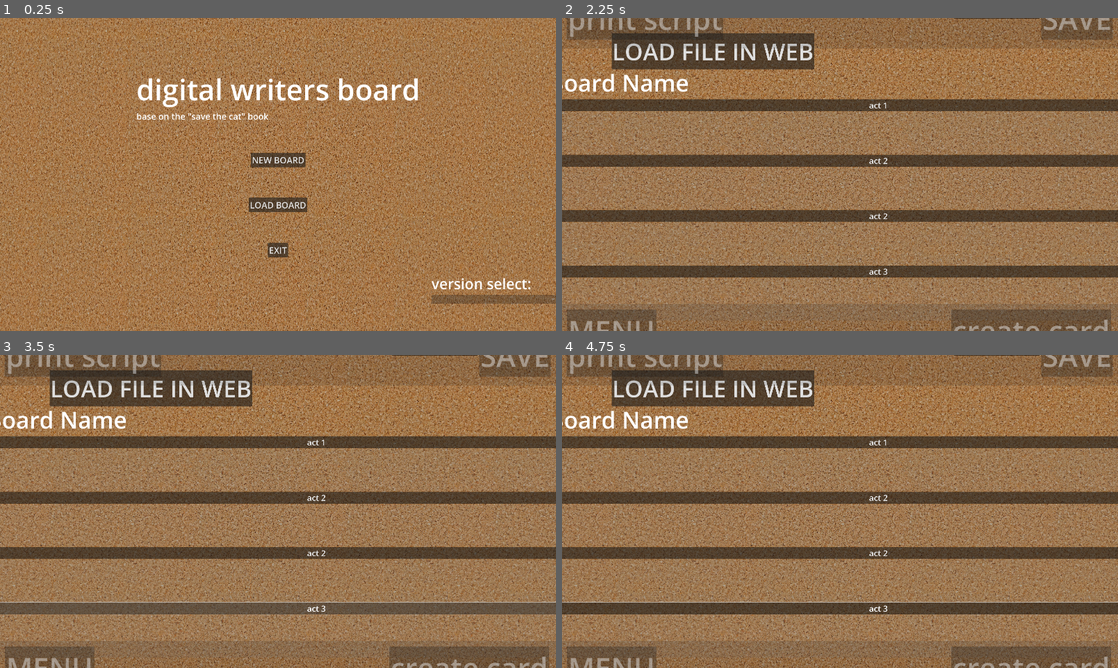
Above: before the commit, frames 1-4 (two rows, left to right).
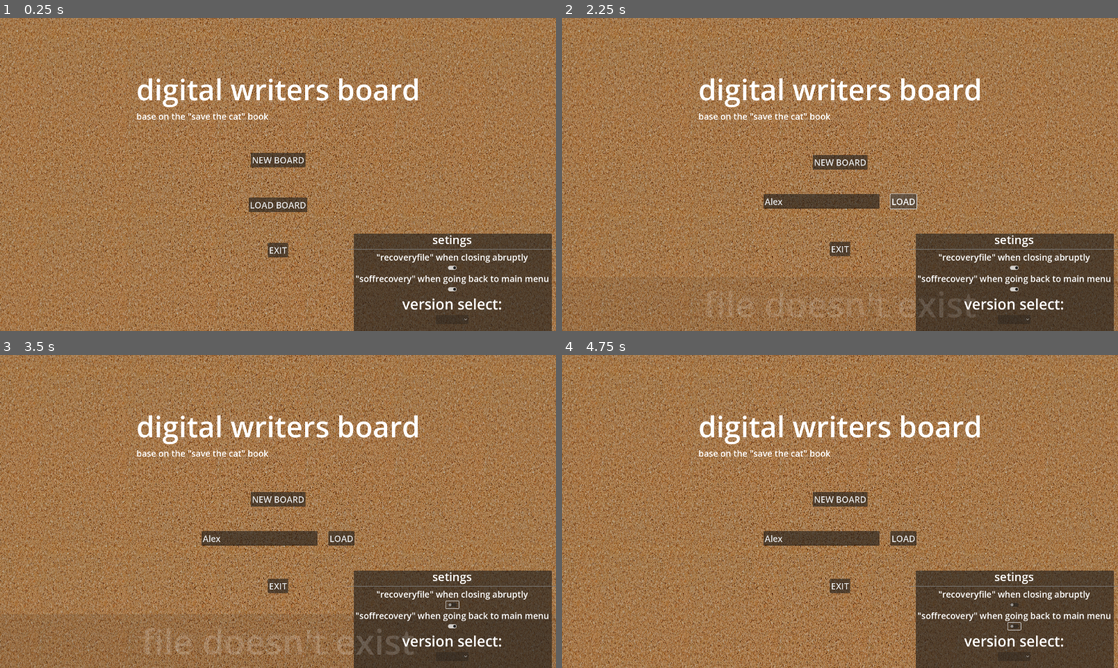
Above: after the commit, the same moments.

Repository: UserDotCpp/digital_writers_board
Game: Godot game, scene res://scenes/main_menu.tscn
Same seed, same stepped clock (60 frames per second), same inputs: the game is played once before the commit and once after it.
Inputs (mouse positions are in pixels of both pictures, inside the frame that each line leads up to):
- Up to frame 1 (0.25 s): no input
- Up to frame 2 (2.25 s): click "LOAD BOARD" at 0.5 s; click (823, 202) at 1.27 s; type "Alex" at 1.35 s; click "LOAD" at 2 s
- Up to frame 3 (3.5 s): click (450, 605) at 2.77 s
- Up to frame 4 (4.75 s): click (712, 389) at 3.5 s, where only the run before the commit has a clickable "LOAD FILE IN WEB"; click (1012, 627) at 4.27 s

The runs differ from the first frame. In frame 1, 11% of the frame differs, in the area x 62-100%, y 68-100%; in frame 2, 64%; in frame 3, 64%; in frame 4, 65%, in the area x 0-100%, y 0-100%.
Error before the commit: Attempt to call function 'upload' in base 'null instance' on a null instance. (res://HTML5FileExchange/HTML5FileExchange.gd:51)

Commit message:
feat: #1 fixed the save & made recoveryfile function

Diff:
--- a/project/scenes/main.tscn
+++ b/project/scenes/main.tscn
@@ -6,6 +6,7 @@
 [ext_resource type="PackedScene" uid="uid://bjl14d3wyd110" path="res://scenes/snap_area.tscn" id="3_i005t"]
 [ext_resource type="AudioStream" uid="uid://fp7lpgk3ffj2" path="res://assets/audio/move-self.mp3" id="4_7vmob"]
 [ext_resource type="AudioStream" uid="uid://dwl2i4k8xwcbt" path="res://assets/audio/castle.mp3" id="6_1n8b0"]
+[ext_resource type="PackedScene" uid="uid://du71s8l3222dr" path="res://scenes/popup.tscn" id="7_2cxii"]
 [ext_resource type="AudioStream" uid="uid://dt1eag7bkcliy" path="res://assets/audio/illegal.mp3" id="7_fu5sl"]
 [ext_resource type="AudioStream" uid="uid://b3uoc6se4p33l" path="res://assets/audio/staple.mp3" id="7_hnodb"]
 
@@ -21,10 +22,10 @@
 [node name="back" type="TextureRect" parent="."]
 modulate = Color(0.870588, 0.870588, 0.870588, 0.937255)
 z_index = -5
-offset_left = -5412.0
-offset_top = -5222.0
-offset_right = 7592.0
-offset_bottom = 2860.0
+offset_left = -7677.0
+offset_top = -5587.0
+offset_right = 9297.0
+offset_bottom = 3344.0
 scale = Vector2(1.25, 1.25)
 texture = ExtResource("2_gryw4")
 stretch_mode = 1
@@ -42,6 +43,14 @@
 volume_db = -15.297
 bus = &"vfx"
 
+[node name="spawn_vfx" type="AudioStreamPlayer" parent="."]
+stream = ExtResource("6_1n8b0")
+bus = &"vfx"
+
+[node name="error_vfx" type="AudioStreamPlayer" parent="."]
+stream = ExtResource("7_fu5sl")
+bus = &"vfx"
+
 [node name="move_vfx" type="AudioStreamPlayer" parent="."]
 stream = ExtResource("4_7vmob")
 pitch_scale = 0.88
@@ -54,8 +63,12 @@
 T -1500
 R 8000
 B 2500"
-position = Vector2(3369, 136)
+position = Vector2(2339, 306)
 zoom = Vector2(0.4, 0.4)
+limit_left = -7500
+limit_top = -5500
+limit_right = 13500
+limit_bottom = 5500
 editor_draw_limits = true
 
 [node name="ui" type="CanvasLayer" parent="Camera"]
@@ -73,6 +86,18 @@
 offset_right = 1920.0
 offset_bottom = 1094.0
 color = Color(0.188235, 0.188235, 0.188235, 0.172549)
+
+[node name="screen_real_estate" type="VBoxContainer" parent="Camera/ui"]
+show_behind_parent = true
+anchors_preset = 15
+anchor_right = 1.0
+anchor_bottom = 1.0
+grow_horizontal = 2
+grow_vertical = 2
+mouse_filter = 2
+
+[node name="popup" parent="Camera/ui/screen_real_estate" instance=ExtResource("7_2cxii")]
+layout_mode = 2
 
 [node name="top" type="VBoxContainer" parent="Camera/ui"]
 offset_left = 2.0
@@ -195,7 +220,7 @@
 grow_vertical = 2
 script = ExtResource("2_vfl3q")
 
-[node name="Label" type="Label" parent="board"]
+[node name="title" type="Label" parent="board"]
 layout_mode = 2
 theme_override_font_sizes/font_size = 200
 text = "Board Name"
@@ -449,28 +474,20 @@
 [node name="spawner" type="Node2D" parent="."]
 position = Vector2(-231, -209)
 
-[node name="spawn_vfx" type="AudioStreamPlayer" parent="spawner"]
-stream = ExtResource("6_1n8b0")
-bus = &"vfx"
-
-[node name="error_vfx" type="AudioStreamPlayer" parent="spawner"]
-stream = ExtResource("7_fu5sl")
-bus = &"vfx"
-
 [node name="back" type="ColorRect" parent="spawner"]
-visible = false
 z_index = -1
-offset_right = 953.0
+offset_left = 221.0
+offset_top = 184.0
+offset_right = 813.0
 offset_bottom = 598.0
 color = Color(0, 0, 0, 0.368627)
 
 [node name="TextureRect" type="TextureRect" parent="spawner"]
-visible = false
 modulate = Color(0.329412, 0.329412, 0.329412, 1)
-offset_left = 40.0
-offset_top = 45.0
-offset_right = 921.0
-offset_bottom = 553.0
+offset_left = 237.0
+offset_top = 207.0
+offset_right = 795.0
+offset_bottom = 579.0
 texture = ExtResource("2_gryw4")
 expand_mode = 1
 
@@ -489,11 +506,12 @@
 
 [node name="the_exit" type="RichTextLabel" parent="."]
 offset_left = 3647.0
-offset_top = -1137.0
-offset_right = 5695.0
-offset_bottom = 624.0
+offset_top = -2153.0
+offset_right = 6006.0
+offset_bottom = -538.0
 theme_override_font_sizes/normal_font_size = 100
 
+[connection signal="tree_exited" from="." to="." method="_on_tree_exited"]
 [connection signal="pressed" from="Camera/ui/top/LeftRight/print_script" to="." method="_on_print_script_pressed"]
 [connection signal="pressed" from="Camera/ui/top/LeftRight/save" to="." method="_on_save_pressed"]
 [connection signal="pressed" from="Camera/ui/below/LeftRight/back" to="." method="_on_back_pressed"]
--- a/project/scenes/main_menu.tscn
+++ b/project/scenes/main_menu.tscn
@@ -1,10 +1,11 @@
-[gd_scene load_steps=6 format=3 uid="uid://c8fmrn1o8k05f"]
+[gd_scene load_steps=7 format=3 uid="uid://c8fmrn1o8k05f"]
 
 [ext_resource type="Script" path="res://script/main_menu.gd" id="1_47lo5"]
 [ext_resource type="Texture2D" uid="uid://cmdi26aqg18uq" path="res://assets/art/board_background.jpg" id="2_53gn0"]
 [ext_resource type="AudioStream" uid="uid://bs0la4sqs52t2" path="res://assets/audio/capture.mp3" id="3_2l0pv"]
 [ext_resource type="AudioStream" uid="uid://fp7lpgk3ffj2" path="res://assets/audio/move-self.mp3" id="4_2xr6b"]
 [ext_resource type="AudioStream" uid="uid://dt1eag7bkcliy" path="res://assets/audio/illegal.mp3" id="4_3cpnn"]
+[ext_resource type="PackedScene" uid="uid://du71s8l3222dr" path="res://scenes/popup.tscn" id="6_wwm3c"]
 
 [node name="Menu" type="Node2D"]
 script = ExtResource("1_47lo5")
@@ -44,6 +45,27 @@
 texture = ExtResource("2_53gn0")
 stretch_mode = 1
 
+[node name="back_setings" type="Panel" parent="Camera2D/ui"]
+offset_left = 1222.0
+offset_top = 744.0
+offset_right = 1906.0
+offset_bottom = 1098.0
+
+[node name="screen_real_estate" type="VBoxContainer" parent="Camera2D/ui"]
+show_behind_parent = true
+anchors_preset = 15
+anchor_right = 1.0
+anchor_bottom = 1.0
+grow_horizontal = 2
+grow_vertical = 2
+
+[node name="null" type="Container" parent="Camera2D/ui/screen_real_estate"]
+layout_mode = 2
+size_flags_vertical = 3
+
+[node name="popup" parent="Camera2D/ui/screen_real_estate" instance=ExtResource("6_wwm3c")]
+layout_mode = 2
+
 [node name="container" type="VBoxContainer" parent="Camera2D/ui"]
 anchors_preset = 8
 anchor_left = 0.5
@@ -149,20 +171,62 @@
 anchor_top = 1.0
 anchor_right = 1.0
 anchor_bottom = 1.0
-offset_left = -430.0
-offset_top = -156.0
+offset_left = -716.0
+offset_top = -236.0
 grow_horizontal = 0
 grow_vertical = 0
 size_flags_horizontal = 0
 
+[node name="title" type="Label" parent="Camera2D/ui/extra"]
+layout_mode = 2
+size_flags_horizontal = 4
+theme_override_font_sizes/font_size = 40
+text = "setings
+"
+
+[node name="HSeparator" type="HSeparator" parent="Camera2D/ui/extra"]
+layout_mode = 2
+
+[node name="recoveryfile_t" type="Label" parent="Camera2D/ui/extra"]
+layout_mode = 2
+size_flags_horizontal = 4
+theme_override_font_sizes/font_size = 30
+text = "\"recoveryfile\" when closing abruptly"
+
+[node name="recoveryfile" type="CheckButton" parent="Camera2D/ui/extra"]
+layout_mode = 2
+size_flags_horizontal = 4
+theme_override_font_sizes/font_size = 30
+icon_alignment = 1
+expand_icon = true
+
+[node name="soffrecovery_t" type="Label" parent="Camera2D/ui/extra"]
+layout_mode = 2
+size_flags_horizontal = 4
+theme_override_font_sizes/font_size = 30
+text = "\"soffrecovery\" when going back to main menu
+"
+
+[node name="soffrecovery" type="CheckButton" parent="Camera2D/ui/extra"]
+custom_minimum_size = Vector2(0, 20)
+layout_mode = 2
+size_flags_horizontal = 4
+size_flags_vertical = 6
+theme_override_font_sizes/font_size = 30
+icon_alignment = 1
+expand_icon = true
+
 [node name="version" type="Label" parent="Camera2D/ui/extra"]
 layout_mode = 2
+size_flags_horizontal = 4
 theme_override_font_sizes/font_size = 50
 text = "version select:"
 
 [node name="ver_opt" type="OptionButton" parent="Camera2D/ui/extra"]
 layout_mode = 2
+size_flags_horizontal = 4
 disabled = true
+alignment = 1
 item_count = 3
 popup/item_0/text = "WINDOWS"
 popup/item_0/id = 0
@@ -171,9 +235,9 @@
 popup/item_2/text = "ANDROID"
 popup/item_2/id = 2
 
-[node name="Panel" type="Panel" parent="Camera2D/ui/extra"]
-modulate = Color(1, 1, 1, 0)
-custom_minimum_size = Vector2(0, 90)
+[node name="space" type="Panel" parent="Camera2D/ui/extra"]
+modulate = Color(1, 1, 1, 0)
+custom_minimum_size = Vector2(0, 20)
 layout_mode = 2
 
 [connection signal="mouse_entered" from="Camera2D/ui/container/working_stuff/NEW BOARD" to="." method="_on_new_board_mouse_entered"]
@@ -184,4 +248,6 @@
 [connection signal="pressed" from="Camera2D/ui/container/working_stuff/loader/load" to="." method="_on_load_pressed"]
 [connection signal="mouse_entered" from="Camera2D/ui/container/working_stuff/EXIT" to="." method="_on_exit_mouse_entered"]
 [connection signal="pressed" from="Camera2D/ui/container/working_stuff/EXIT" to="." method="_on_exit_pressed"]
+[connection signal="toggled" from="Camera2D/ui/extra/recoveryfile" to="." method="_on_recoveryfile_toggled"]
+[connection signal="toggled" from="Camera2D/ui/extra/soffrecovery" to="." method="_on_soffrecovery_toggled"]
 [connection signal="item_selected" from="Camera2D/ui/extra/ver_opt" to="." method="_on_ver_opt_item_selected"]
--- /dev/null
+++ b/project/scenes/popup.tscn
@@ -0,0 +1,128 @@
+[gd_scene load_steps=6 format=3 uid="uid://du71s8l3222dr"]
+
+[ext_resource type="Script" path="res://script/popup.gd" id="1_1b2us"]
+[ext_resource type="AudioStream" uid="uid://dt1eag7bkcliy" path="res://assets/audio/illegal.mp3" id="1_ap2vt"]
+
+[sub_resource type="Animation" id="Animation_0tw8j"]
+length = 0.001
+tracks/0/type = "value"
+tracks/0/imported = false
+tracks/0/enabled = true
+tracks/0/path = NodePath(".:custom_minimum_size")
+tracks/0/interp = 1
+tracks/0/loop_wrap = true
+tracks/0/keys = {
+"times": PackedFloat32Array(0),
+"transitions": PackedFloat32Array(1),
+"update": 0,
+"values": [Vector2(0, 200)]
+}
+tracks/1/type = "value"
+tracks/1/imported = false
+tracks/1/enabled = true
+tracks/1/path = NodePath(".:modulate")
+tracks/1/interp = 1
+tracks/1/loop_wrap = true
+tracks/1/keys = {
+"times": PackedFloat32Array(0),
+"transitions": PackedFloat32Array(1),
+"update": 0,
+"values": [Color(1, 1, 1, 1)]
+}
+tracks/2/type = "value"
+tracks/2/imported = false
+tracks/2/enabled = true
+tracks/2/path = NodePath(".:visible")
+tracks/2/interp = 1
+tracks/2/loop_wrap = true
+tracks/2/keys = {
+"times": PackedFloat32Array(0),
+"transitions": PackedFloat32Array(1),
+"update": 1,
+"values": [false]
+}
+
+[sub_resource type="Animation" id="Animation_vux0g"]
+resource_name = "done"
+length = 0.6
+tracks/0/type = "value"
+tracks/0/imported = false
+tracks/0/enabled = true
+tracks/0/path = NodePath(".:custom_minimum_size")
+tracks/0/interp = 1
+tracks/0/loop_wrap = true
+tracks/0/keys = {
+"times": PackedFloat32Array(0, 0.6),
+"transitions": PackedFloat32Array(1, 1),
+"update": 0,
+"values": [Vector2(0, 200), Vector2(0, 180)]
+}
+tracks/1/type = "value"
+tracks/1/imported = false
+tracks/1/enabled = true
+tracks/1/path = NodePath(".:modulate")
+tracks/1/interp = 1
+tracks/1/loop_wrap = true
+tracks/1/keys = {
+"times": PackedFloat32Array(-0.1, 0, 0.5),
+"transitions": PackedFloat32Array(1, 1, 1),
+"update": 0,
+"values": [Color(1, 1, 1, 1), Color(1, 1, 1, 1), Color(1, 1, 1, 0)]
+}
+tracks/2/type = "value"
+tracks/2/imported = false
+tracks/2/enabled = true
+tracks/2/path = NodePath(".:visible")
+tracks/2/interp = 1
+tracks/2/loop_wrap = true
+tracks/2/keys = {
+"times": PackedFloat32Array(0, 0.5, 0.6),
+"transitions": PackedFloat32Array(1, 1, 1),
+"update": 1,
+"values": [true, true, false]
+}
+
+[sub_resource type="AnimationLibrary" id="AnimationLibrary_3hmvm"]
+_data = {
+"RESET": SubResource("Animation_0tw8j"),
+"done": SubResource("Animation_vux0g")
+}
+
+[node name="popup" type="Panel"]
+visible = false
+custom_minimum_size = Vector2(0, 200)
+offset_right = 40.0
+offset_bottom = 40.0
+size_flags_vertical = 10
+mouse_filter = 2
+script = ExtResource("1_1b2us")
+
+[node name="error_vfx" type="AudioStreamPlayer" parent="."]
+stream = ExtResource("1_ap2vt")
+bus = &"vfx"
+
+[node name="content" type="Label" parent="."]
+layout_mode = 1
+anchors_preset = 8
+anchor_left = 0.5
+anchor_top = 0.5
+anchor_right = 0.5
+anchor_bottom = 0.5
+offset_left = -20.0
+offset_top = -11.5
+offset_right = 20.0
+offset_bottom = 11.5
+grow_horizontal = 2
+grow_vertical = 2
+theme_override_font_sizes/font_size = 120
+text = "hola soy omelo chino"
+
+[node name="ap" type="AnimationPlayer" parent="."]
+libraries = {
+"": SubResource("AnimationLibrary_3hmvm")
+}
+
+[node name="Timer" type="Timer" parent="."]
+one_shot = true
+
+[connection signal="timeout" from="Timer" to="." method="_on_timer_timeout"]
--- a/project/scenes/scene_card.tscn
+++ b/project/scenes/scene_card.tscn
@@ -166,11 +166,11 @@
 [node name="place" type="LineEdit" parent="card_content/location_info"]
 editor_description = "Each card should also include the
 basic action of the scene told in simple declarative sentences"
+custom_minimum_size = Vector2(300, 0)
 layout_mode = 2
 tooltip_text = "Each card should also include the
 basic action of the scene told in simple declarative sentences"
 placeholder_text = "basic action of the scene"
-expand_to_text_length = true
 
 [node name="space-2" type="Label" parent="card_content/location_info"]
 layout_mode = 2
@@ -181,7 +181,6 @@
 layout_mode = 2
 tooltip_text = "time of the scene"
 placeholder_text = "time"
-expand_to_text_length = true
 
 [node name="scene_content" type="TextEdit" parent="card_content"]
 custom_minimum_size = Vector2(0, 100)
@@ -208,9 +207,9 @@
 text = "+/-"
 
 [node name="emotional_tone_content" type="LineEdit" parent="card_content/emotional_changes"]
+custom_minimum_size = Vector2(420, 0)
 layout_mode = 2
 placeholder_text = "emotion at the beginning of a scene, and at the end"
-expand_to_text_length = true
 
 [node name="dot" type="Label" parent="card_content/emotional_changes"]
 layout_mode = 2
@@ -228,18 +227,18 @@
 text = "> <"
 
 [node name="party_one" type="LineEdit" parent="card_content/conflict"]
+custom_minimum_size = Vector2(200, 0)
 layout_mode = 2
 placeholder_text = "who is bucking"
-expand_to_text_length = true
 
 [node name="&" type="Label" parent="card_content/conflict"]
 layout_mode = 2
 text = " ; "
 
 [node name="party_two" type="LineEdit" parent="card_content/conflict"]
+custom_minimum_size = Vector2(200, 0)
 layout_mode = 2
 placeholder_text = "against whom"
-expand_to_text_length = true
 
 [node name="dot" type="Label" parent="card_content/conflict"]
 layout_mode = 2
--- a/project/script/global.gd
+++ b/project/script/global.gd
@@ -7,8 +7,20 @@
 var reff_main
 var load_data_on_main_board = ""
 var current_os
+var soffrecovery = true
+var recoveryfile = true
+
+func _ready():
+	get_tree().set_auto_accept_quit(true)
 
 func change_scene_to(target: String) -> void:
 	var loading_screen = preload("res://scenes/loading_screen.tscn").instantiate()
 	loading_screen.next_scene_path = target
 	get_tree().current_scene.add_child(loading_screen)
+
+func _notification(what: int) -> void:
+	if what == NOTIFICATION_WM_CLOSE_REQUEST and recoveryfile:
+		if reff_main:
+			reff_main.save_file_windows("recoveryfile")
+		else:
+			print("ERROR: failed to save recoveryfile")
--- a/project/script/main.gd
+++ b/project/script/main.gd
@@ -2,7 +2,7 @@
 
 #camerera
 var zoom_percentage = 15
-var max_zoom = 1
+var max_zoom = 2
 var max_unzoom = 0.3
 @onready var camera = $Camera
 
@@ -16,18 +16,23 @@
 
 @export var script_name = "script_name" #name of the markdown file
 
-
+@onready var popup = $Camera/ui/screen_real_estate/popup
 
 func _ready():
 	Global.final_script_content = ""
 	Global.reff_main = self
+	$board/title.text = ""
+	$Camera/ui/top/LeftRight/save/save_path.text = ""
+
 	#camera.zoom = Vector2(0.4, 0.4)
 	change_below_ui_status(true)
 	change_top_ui_status(true)
 	if Global.load_data_on_main_board != "":
-		if Global.current_os != "web":
+		if Global.current_os == "web":
 			load_file_data_html()
 		else:
+			$board/title.text = Global.load_data_on_main_board
+			$Camera/ui/top/LeftRight/save/save_path.text =Global.load_data_on_main_board
 			load_file_data_windows()
 		Global.load_data_on_main_board = ""
 
@@ -81,9 +86,10 @@
 
 func _on_spawner_button_pressed():
 	if Global.idle_spawned_card != null:
-		$spawner/error_vfx.play()
+		#$error_vfx.play()
+		popup.create_poppup("card blocking the way")
 		return
-	$spawner/spawn_vfx.play()
+	$spawn_vfx.play()
 	var card_instance = scene_card.instantiate()
 	#card_instance.scene_file_path=''
 	#card_instance.owner=self#get_tree().get_edited_scene_root()
@@ -95,8 +101,7 @@
 
 
 func _on_save_pressed():
-	staple_vfx.pitch_scale = rng.randf_range(0.95, 1.15)
-	staple_vfx.play()
+
 	#var node_to_save = self
 	#var scene = PackedScene.new()
 	#scene.pack(node_to_save)
@@ -108,7 +113,12 @@
 				save_file_windows($Camera/ui/top/LeftRight/save/save_path.text)
 			"web":
 				save_file_html($Camera/ui/top/LeftRight/save/save_path.text)
-
+	else:
+		#$error_vfx.play()
+		popup.create_poppup("enter a valid name")
+		return
+	staple_vfx.pitch_scale = rng.randf_range(0.95, 1.15)
+	staple_vfx.play()
 #UI_________________________________________________________________________________________________
 func _on_area_top_mouse_entered():
 	$move_vfx.play()
@@ -209,6 +219,15 @@
 		save_game.store_line(json_string)
 
 
+
+
+
+
+
+
+
+
+
 func load_file_data_windows():
 
 
@@ -226,6 +245,8 @@
 	# Load the file line by line and process that dictionary to restore
 	# the object it represents.
 	var save_game = FileAccess.open("C:/Users/user/Desktop/STC_exports/" + Global.load_data_on_main_board + ".save", FileAccess.READ)
+
+
 	while save_game.get_position() < save_game.get_length():
 		var json_string = save_game.get_line()
 
@@ -257,6 +278,11 @@
 		new_object.fetch_card_content()
 
 
+
+
+
+
+
 func save_file_html(file_name) -> void:
 	var save_nodes = get_tree().get_nodes_in_group("Persist")
 
@@ -286,13 +312,6 @@
 
 
 
-
-
-
-
-
-
-
 func load_file_data_html():
 	var save_nodes = get_tree().get_nodes_in_group("Persist")
 	for i in save_nodes:
@@ -307,9 +326,28 @@
 	var content = await HTML5File.load_completed
 	#var json_content = JSON.parse(content,true)
 	#json_content = content
+
+
+
+
+
+
+
+	print(content)
+
+
+
 	var file = FileAccess.open("res://save.save", FileAccess.WRITE)
-	file.parse(content,true)
+
+
+
+	var js_file = JSON.new()
+
+	js_file.parse(content,true)
 	#file.store_string(content)
+
+	print(" JS  ",js_file)
+
 
 	file.close()
 	#var save_game = JSON.parse_string(content)
@@ -317,7 +355,16 @@
 	file.open("res://save.save", FileAccess.READ)
 
 
-	print(file)
+	print("print file :     " ,file)
+
+
+
+
+
+
+
+
+
 	while file.get_position() < file.get_length():
 		var json_string = file.get_line()
 
@@ -326,6 +373,7 @@
 
 		# Check if there is any error while parsing the JSON string, skip in case of failure
 		var parse_result = json.parse(json_string)
+
 		if not parse_result == OK:
 			print("JSON Parse Error: ", json.get_error_message(), " in ", json_string, " at line ", json.get_error_line())
 			continue
@@ -361,7 +409,7 @@
 	HTML5File.load_file()
 	var content = await HTML5File.load_completed
 	$the_exit.text = content
-	#load_file_data_html()
+	load_file_data_html()
 
 
 
@@ -373,3 +421,8 @@
 	return null
 func disengage():
 	return self
+
+
+func _on_tree_exited():
+	if Global.soffrecovery:
+		save_file_windows("soffrecovery")
--- a/project/script/main_menu.gd
+++ b/project/script/main_menu.gd
@@ -2,6 +2,8 @@
 
 func _ready():
 	$Camera2D/ui/extra/ver_opt.selected = get_os()
+	$Camera2D/ui/extra/recoveryfile.button_pressed = Global.recoveryfile
+	$Camera2D/ui/extra/soffrecovery.button_pressed = Global.soffrecovery
 
 func get_os()-> int:
 	var aux = -1
@@ -35,17 +37,30 @@
 		$Camera2D/ui/container/working_stuff/loader.show()
 
 
+@onready var popup = $Camera2D/ui/screen_real_estate/popup
+
 func _on_load_pressed():
 	$move_vfx.play()
 	if $Camera2D/ui/container/working_stuff/loader/path.text != "":
 		var file = $Camera2D/ui/container/working_stuff/loader/path.text
-
-		#if !FileAccess.file_exists(file):
-		#	$error_vfx.play()
-		#	return
+		if !FileAccess.file_exists("C:/Users/user/Desktop/STC_exports/" + file + ".save"):
+			#$error_vfx.play()
+			popup.create_poppup("file doesn't exist")
+			return
 		Global.load_data_on_main_board = file
 		Global.change_scene_to("res://scenes/main.tscn")
 		#get_tree().change_scene_to_file(file)
+	else:
+		#$error_vfx.play()
+		popup.create_poppup("enter a valid name")
+
+
+func _on_soffrecovery_toggled(toggled_on):
+	Global.soffrecovery = toggled_on
+
+
+func _on_recoveryfile_toggled(toggled_on):
+	Global.recoveryfile = toggled_on
 
 
 func _on_exit_pressed():
--- /dev/null
+++ b/project/script/popup.gd
@@ -0,0 +1,24 @@
+extends Panel
+
+@onready var timer = $Timer
+@export var timer_Wait_Time = 1
+# Called when the node enters the scene tree for the first time.
+
+func _ready():
+	timer.wait_time = timer_Wait_Time
+
+
+# Called every frame. 'delta' is the elapsed time since the previous frame.
+func _process(delta):
+	pass
+
+
+func _on_timer_timeout():
+	$ap.play("done")
+
+func create_poppup(content) -> void:
+	timer.stop()
+	$ap.play_backwards("done")
+	$content.text = content
+	$error_vfx.play()
+	timer.start()
--- a/project/script/scene_card.gd
+++ b/project/script/scene_card.gd
@@ -22,7 +22,7 @@
 
 func _ready():
 	designated_dedropzone = Global.reff_main
-
+	designated_dedropzone_drop_point_path = designated_dedropzone.get_drop_point_path()
 
 func _on_static_body_input_event(_viewport, _event, _shape_idx):
 	if Input.is_action_just_pressed("left_click") and selected == false:
@@ -45,7 +45,7 @@
 			Global.is_draggin = false
 			if designated_dedropzone_set and designated_dedropzone != Global.reff_main and designated_dedropzone != null:
 				var tween = get_tree().create_tween()
-				print(designated_dedropzone)
+				#print(designated_dedropzone)
 				tween.tween_property(self,"global_position",designated_dedropzone.global_position,0.2).set_ease(Tween.EASE_OUT) #clamps the card to the drop zone TO DO if i get the anchors to work this is gonna be redundant
 
 				$place_vfx.play()
@@ -88,7 +88,7 @@
 
 	if contact != Global.reff_main:
 		designated_dedropzone = contact
-
+		designated_dedropzone_drop_point_path = designated_dedropzone.get_drop_point_path()
 
 	#print("designated ",contact,"  designated_dedropzone    ",designated_dedropzone)
 
@@ -118,13 +118,15 @@
 	$card_content.card_content(designated_dedropzone)
 
 
+var designated_dedropzone_drop_point_path
+
+func save():
+	#print(get_scene_file_path())
 
 
-func save():
-	print(get_scene_file_path())
 	var save_dict = {
 		"filename" : get_scene_file_path(),
-		"parent" : designated_dedropzone.get_drop_point_path(),#NodePath(str(designated_dedropzone.get_path()) + "/"),
+		"parent" : designated_dedropzone_drop_point_path,#designated_dedropzone.get_drop_point_path(),#NodePath(str(designated_dedropzone.get_path()) + "/"),
 		"designated_dedropzone" : designated_dedropzone,
 		"pos_x" : position.x, # Vector2 is not supported by JSON
 		"pos_y" : position.y,
Not shown: 1 places in project/scenes/main.tscn that only renumber resources
